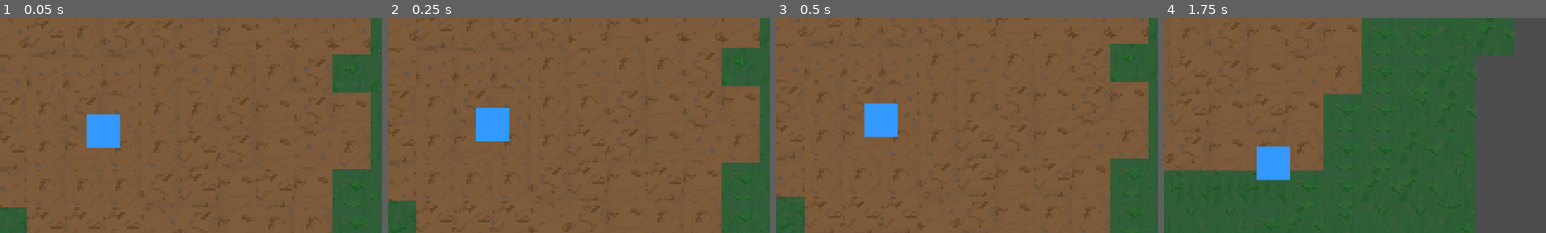
Above: before the commit, frames 1-4 (left to right).
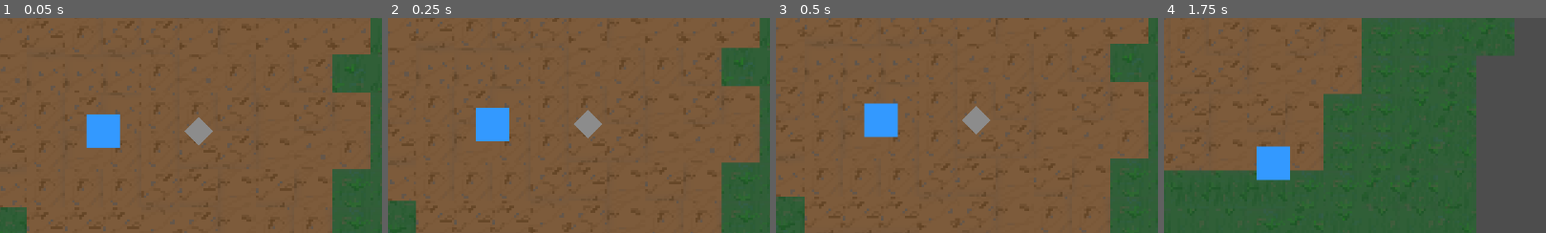
Above: after the commit, the same moments.

Repository: LucasJoe02/unilateralis
Game: Godot game, scene res://scenes/game.tscn
Two runs of this game, one before a commit and one after it. Both use one fixed random seed, a clock stepped at 60 frames per second and the inputs below.
Inputs:
- Up to frame 1 (0.05 s): no input
- Up to frame 2 (0.25 s): no input
- Up to frame 3 (0.5 s): no input
- Up to frame 4 (1.75 s): hold D (move_right) 0.53-1.28 s; hold S (move_down) from 1.28 s (still down)
The pictures show only the part of the screen within x 36-86%, y 26-76%; the shares and areas given below are measured in that part.

The runs differ from the first frame. In frame 1, 0.5% of the frame differs, in the area x 48-56%, y 46-60%; in frame 2, 0.5%; in frame 3, 0.5%; in frame 4, nothing differs.

Commit message:
Add WorldItem system with rock as example item
ItemData is a base Resource subclass — new items are created as .tres
files with no code required. WorldItem is a reusable Area2D scene that
reads its colour from its ItemData and emits a picked_up signal when the
player walks over it. A rock instance is placed in the game scene as a
working example.

Diff:
--- /dev/null
+++ b/resources/items/rock.tres
@@ -0,0 +1,11 @@
+[gd_resource type="Resource" script_class="ItemData" load_steps=2 format=3 uid="uid://c3rockitem01"]
+
+[ext_resource type="Script" uid="uid://c3itemdata01" path="res://scripts/resources/item_data.gd" id="1_itemdata"]
+
+[resource]
+script = ExtResource("1_itemdata")
+id = "rock"
+display_name = "Rock"
+description = "A small rock. Nothing special, but you never know."
+max_stack_size = 10
+world_color = Color(0.55, 0.55, 0.55, 1)
--- a/scenes/game.tscn
+++ b/scenes/game.tscn
@@ -3,6 +3,8 @@
 [ext_resource type="Script" uid="uid://dlwtjb0xyhxeg" path="res://scripts/camera_2d.gd" id="2_lnu2h"]
 [ext_resource type="Texture2D" uid="uid://6k0am6ovuyyl" path="res://assets/tiles/zombietiles.png" id="2_yqjtg"]
 [ext_resource type="PackedScene" uid="uid://dpm4nqe7y6wr2" path="res://scenes/player/player.tscn" id="3_player"]
+[ext_resource type="PackedScene" uid="uid://c3worlditem01" path="res://scenes/world/world_item.tscn" id="4_worlditem"]
+[ext_resource type="Resource" uid="uid://c3rockitem01" path="res://resources/items/rock.tres" id="5_rock"]
 
 [sub_resource type="TileSetAtlasSource" id="TileSetAtlasSource_lnu2h"]
 texture = ExtResource("2_yqjtg")
@@ -58,6 +60,10 @@
 
 [node name="Player" parent="." unique_id=1230575893 instance=ExtResource("3_player")]
 
+[node name="Rock" parent="." instance=ExtResource("4_worlditem")]
+position = Vector2(40, 0)
+item_data = ExtResource("5_rock")
+
 [node name="Tiles" type="Node" parent="." unique_id=786286194]
 
 [node name="GroundLayer" type="TileMapLayer" parent="Tiles" unique_id=1492934152]
--- /dev/null
+++ b/scenes/world/world_item.tscn
@@ -0,0 +1,18 @@
+[gd_scene format=4 uid="uid://c3worlditem01"]
+
+[ext_resource type="Script" uid="uid://c3worlditem02" path="res://scripts/world/world_item.gd" id="1_wi"]
+
+[sub_resource type="CircleShape2D" id="CircleShape2D_1"]
+radius = 5.0
+
+[node name="WorldItem" type="Area2D"]
+collision_layer = 4
+collision_mask = 2
+script = ExtResource("1_wi")
+
+[node name="Body" type="Polygon2D" parent="."]
+polygon = PackedVector2Array(0, -6, 6, 0, 0, 6, -6, 0)
+color = Color(1, 1, 1, 1)
+
+[node name="CollisionShape2D" type="CollisionShape2D" parent="."]
+shape = SubResource("CircleShape2D_1")
--- /dev/null
+++ b/scripts/resources/item_data.gd
@@ -0,0 +1,19 @@
+# Base resource that defines the shared properties every item has.
+# Create a new .tres file using this (or a subclass) for each item type —
+# no code changes needed to add new items.
+class_name ItemData
+extends Resource
+
+@export var id: String = ""
+@export var display_name: String = ""
+@export var description: String = ""
+@export var max_stack_size: int = 1
+
+# Tint used for the item's placeholder polygon in the world.
+# Replace with a proper sprite/icon once art is available.
+@export var world_color: Color = Color.WHITE
+
+# Called when a character uses this item from their hotbar.
+# Override in subclasses to implement item-specific behaviour.
+func use(user: Node2D) -> void:
+	pass
--- /dev/null
+++ b/scripts/world/world_item.gd
@@ -0,0 +1,22 @@
+# Represents a physical item sitting in the world that the player can walk over to pick up.
+# Set item_data in the Inspector to define which item this is.
+# Emits picked_up when a player body enters, then removes itself from the scene.
+class_name WorldItem
+extends Area2D
+
+@export var item_data: ItemData
+@export var quantity: int = 1
+
+signal picked_up(item_data: ItemData, quantity: int)
+
+func _ready() -> void:
+	# Apply the item's colour to the placeholder visual
+	if item_data:
+		$Body.color = item_data.world_color
+
+	body_entered.connect(_on_body_entered)
+
+func _on_body_entered(body: Node) -> void:
+	if body.is_in_group("player"):
+		picked_up.emit(item_data, quantity)
+		queue_free()
